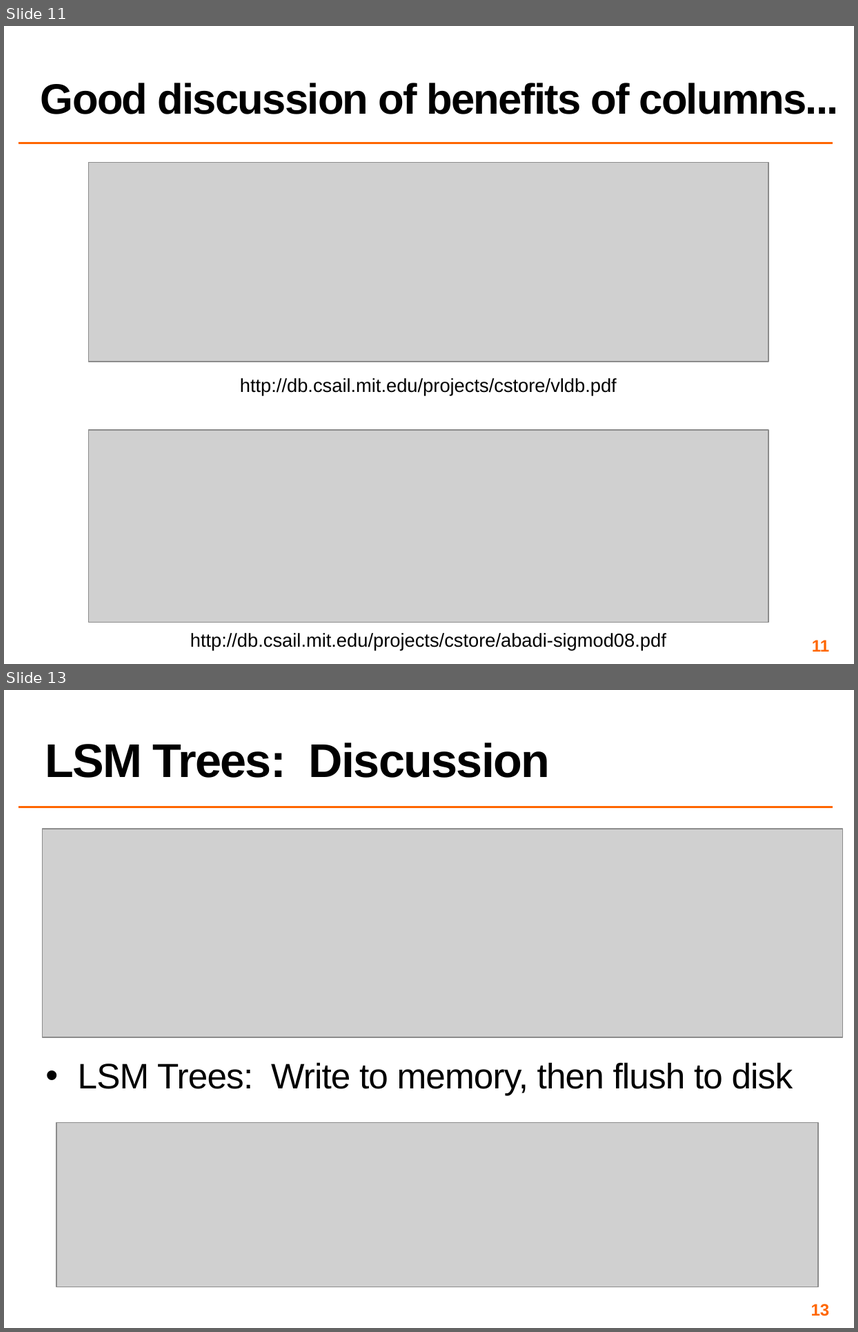
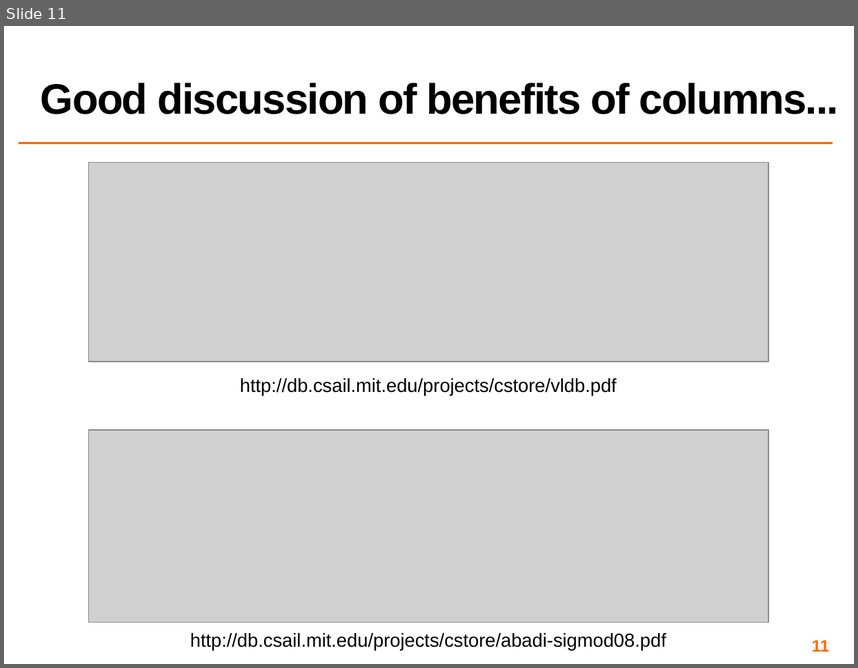
Before and after one commit to COS518/cos518.github.io, a slide deck: docs/L8-db-stores.pptx. Shown one above the other, each under a label of ours: slides 11 and 13 before the commit, slide 11 after it; the slides between them are not shown. The pictures are 858x1332 and 858x668 pixels, drawn with LibreOffice and Linux fonts; fonts in the diff are those of the drawing; grey boxes stand for pictures. Boxes give left, top, right and bottom in pixels: in the first picture for what was removed or moved away, otherwise in the second. Text is boxed around its words. In the diff, an @@ line names an element or a change of style, - is before the commit and + after.

```diff
--- a/docs/L8-db-stores.pptx
+++ b/docs/L8-db-stores.pptx
@@ slide 13 removed at [4,690,854,1328], background #FFFFFF; not listed: 1 template element that a slide beside it also shows @@
@@ title removed at [45,742,550,778] @@
-LSM Trees: Discussion
@@ picture removed at [42,829,843,1037] @@
@@ text removed at [78,1062,793,1095] @@
-• LSM Trees: Write to memory, then flush to disk
@@ picture removed at [56,1122,818,1286] @@
@@ page number removed at [811,1303,830,1316] @@
-13
```
Also in this commit, not shown: 2 slides changed, 2 slides added, 3 other slides removed, 2 other files.
